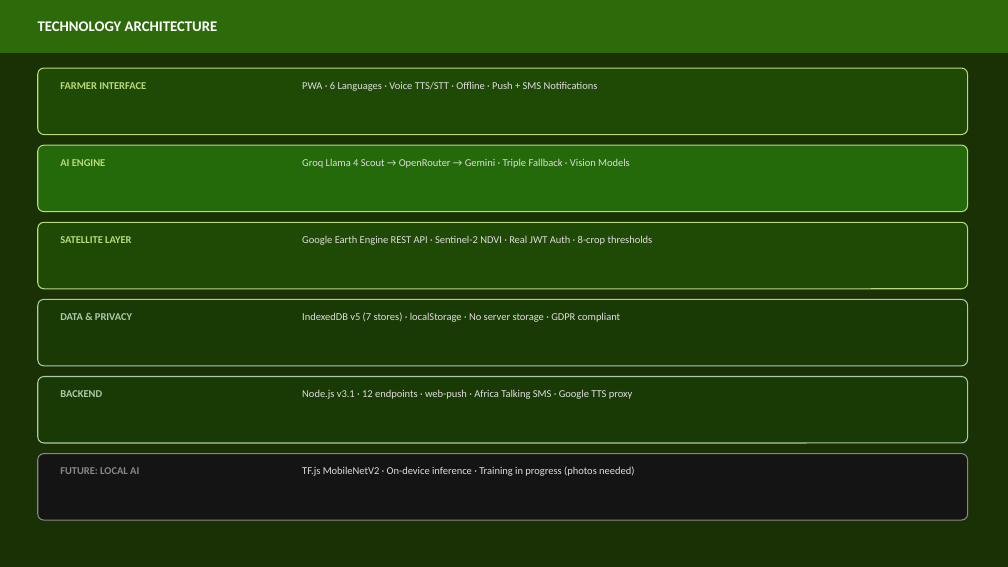
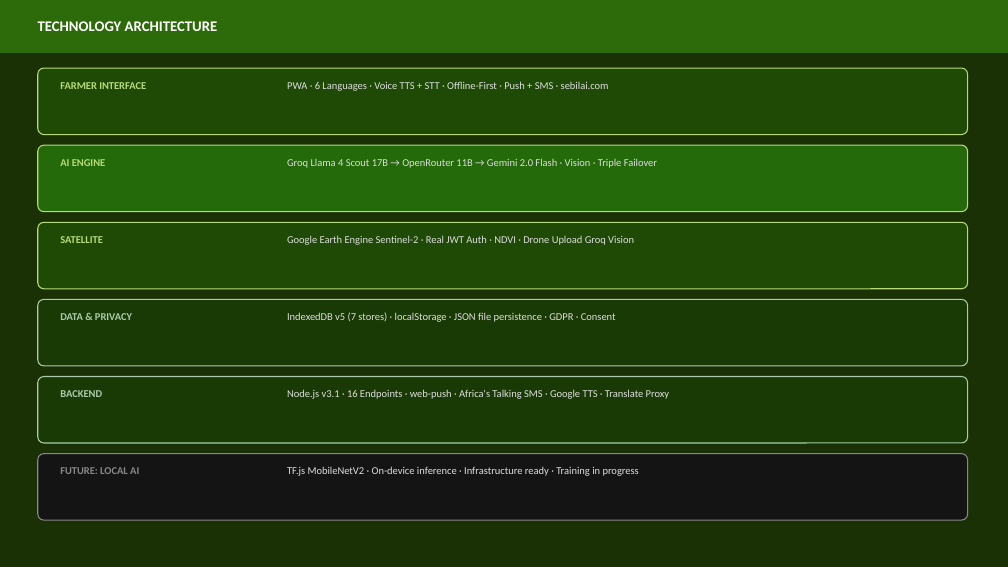
Before and after one commit to guleaada/ResilienceGuardian, a slide deck: slide 7 of SebilAI_PitchDeck.pptx (slide 6 before the commit). Drawn at 1008x567 pixels with LibreOffice and Linux fonts; fonts in the diff are those of the drawing. Boxes give left, top, right and bottom in pixels: in the first picture for what was removed or moved away, otherwise in the second. Text is boxed around its words. In the diff, an @@ line names an element or a change of style, - is before the commit and + after.

Commit message:
SebilAI v3.1 final — sebilai.com live, 6 langs, 46/46 audit

```diff
--- a/SebilAI_PitchDeck.pptx
+++ b/SebilAI_PitchDeck.pptx
@@ text at [287,81,609,91]: text changed @@
-PWA · 6 Languages · Voice TTS/STT · Offline · Push + SMS Notifications
+PWA · 6 Languages · Voice TTS + STT · Offline-First · Push + SMS · sebilai.com
@@ text at [287,158,657,168]: text changed @@
-Groq Llama 4 Scout → OpenRouter → Gemini · Triple Fallback · Vision Models
+Groq Llama 4 Scout 17B → OpenRouter 11B → Gemini 2.0 Flash · Vision · Triple Failover
@@ text at [60,236,103,243]: text changed @@
-SATELLITE LAYER
+SATELLITE
@@ text at [287,235,634,245]: text changed @@
-Google Earth Engine REST API · Sentinel-2 NDVI · Real JWT Auth · 8-crop thresholds
+Google Earth Engine Sentinel-2 · Real JWT Auth · NDVI · Drone Upload Groq Vision
@@ text at [287,312,616,322]: text changed @@
-IndexedDB v5 (7 stores) · localStorage · No server storage · GDPR compliant
+IndexedDB v5 (7 stores) · localStorage · JSON file persistence · GDPR · Consent
@@ text at [287,389,669,399]: text changed @@
-Node.js v3.1 · 12 endpoints · web-push · Africa Talking SMS · Google TTS proxy
+Node.js v3.1 · 16 Endpoints · web-push · Africa's Talking SMS · Google TTS · Translate Proxy
@@ text at [287,466,639,476]: text changed @@
-TF.js MobileNetV2 · On-device inference · Training in progress (photos needed)
+TF.js MobileNetV2 · On-device inference · Infrastructure ready · Training in progress
```
Also in this commit, not shown: 6 other slides changed, 1 slide added, 6 other files.
